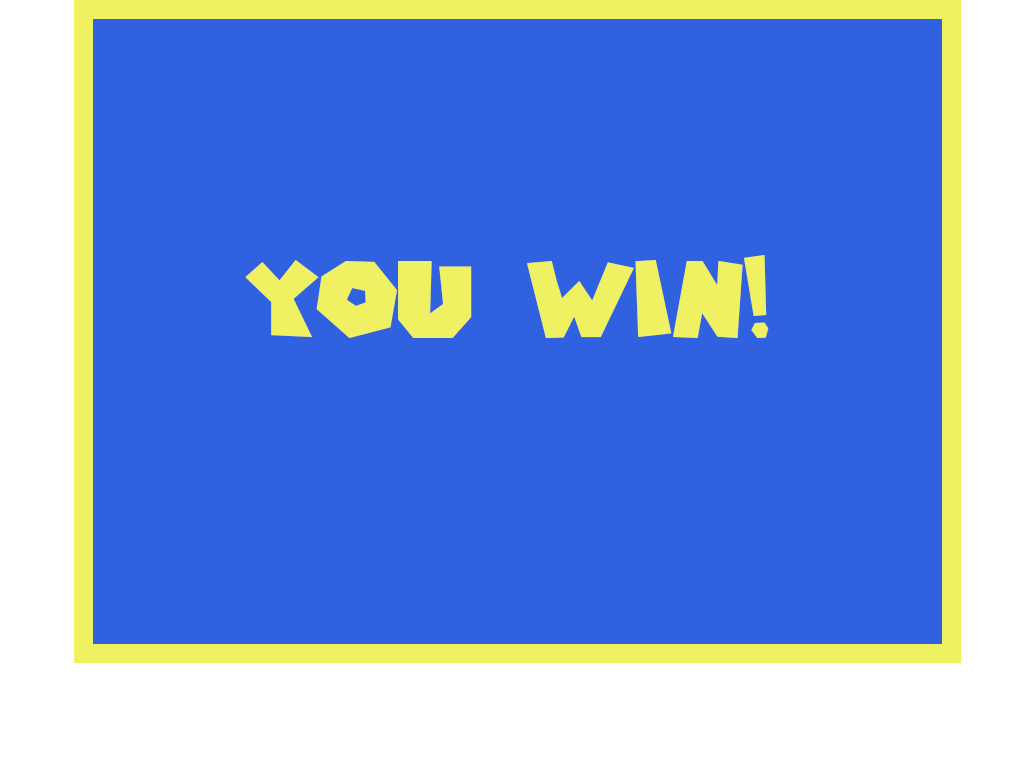
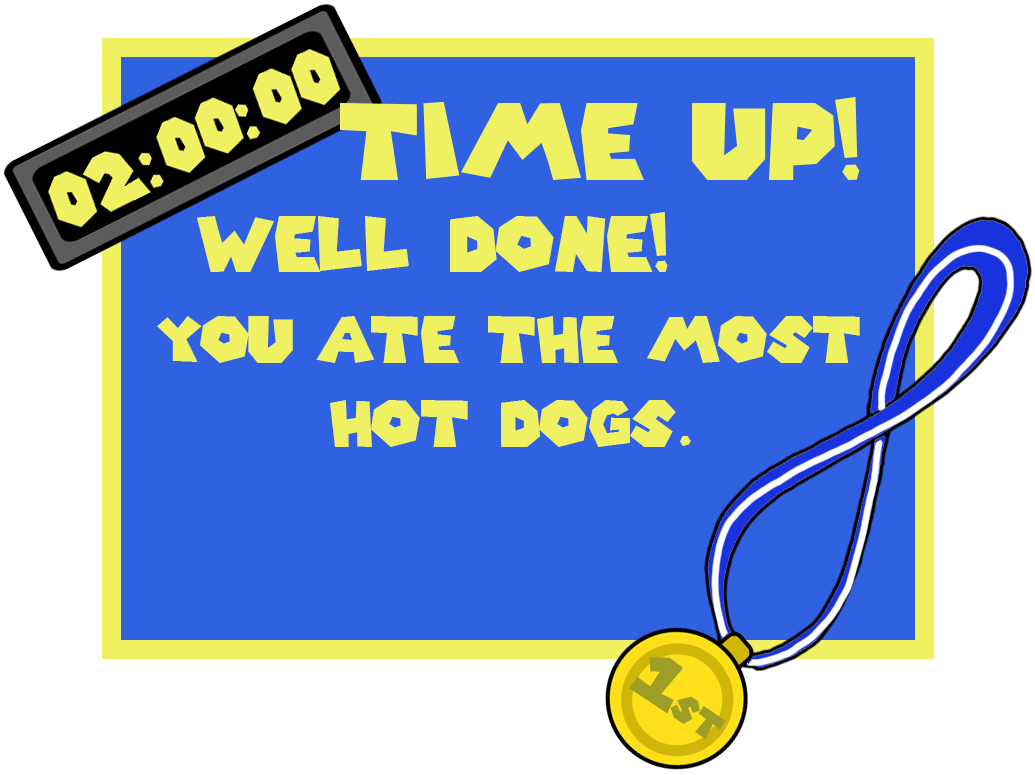
Layer changes from the first 1035 x 775 image to the second:
added layer "you ate the most hot dogs." above "Well done!" over [157, 316, 860, 447]
added layer "Well done!" above "TIME UP!" over [197, 212, 668, 272]
renamed "YOU WIN!" to "TIME UP!", painted on it over [3, 3, 860, 338]
added layer "1st" above "Layer 4" over [629, 657, 726, 740]
added layer "Layer 5" above "Ellipse 2" over [710, 244, 1015, 667]
added layer "Ellipse 2" above "Rectangle 1" over [604, 215, 1033, 770]
painted on "Rectangle 1" over [74, 0, 961, 663]
